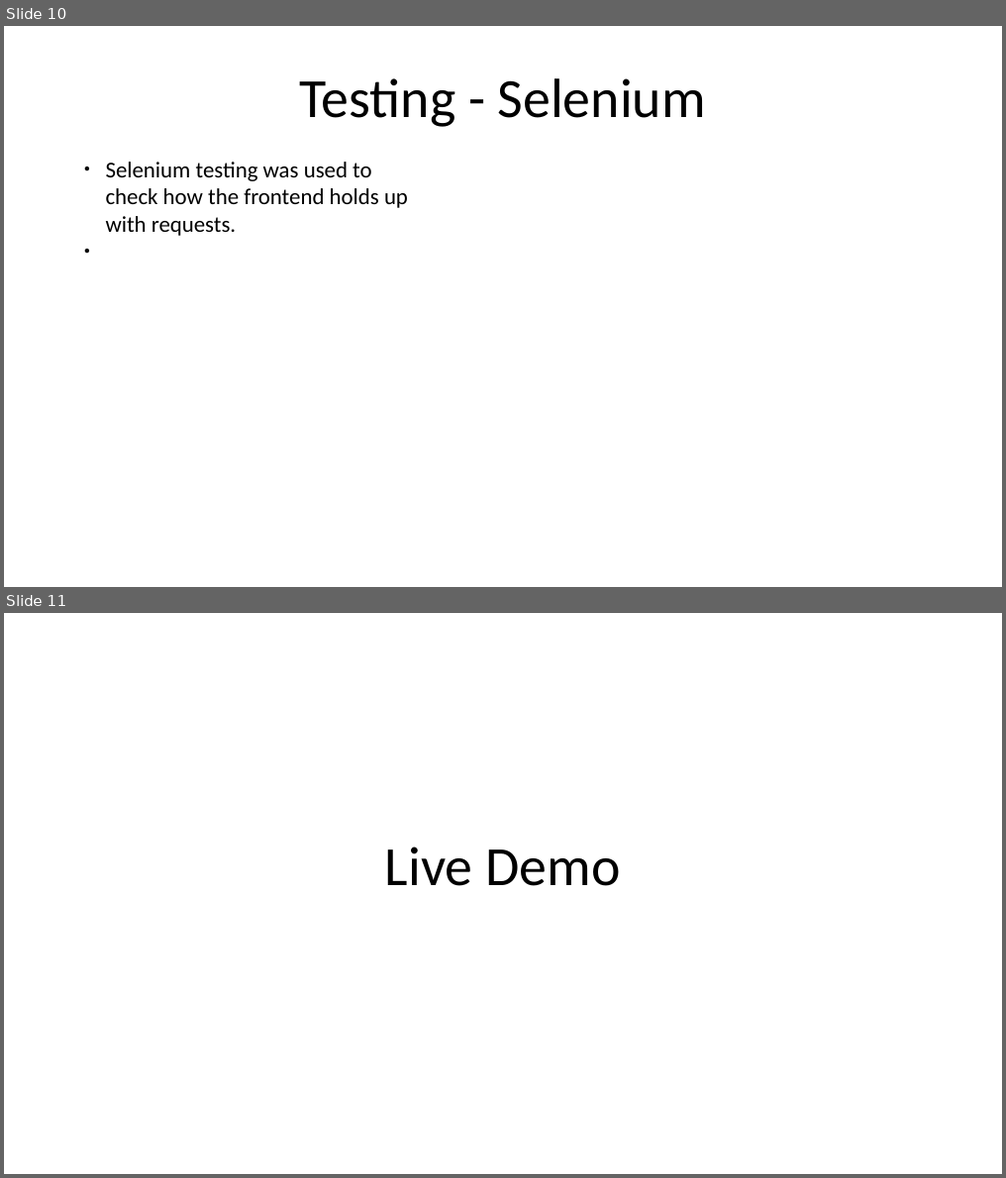
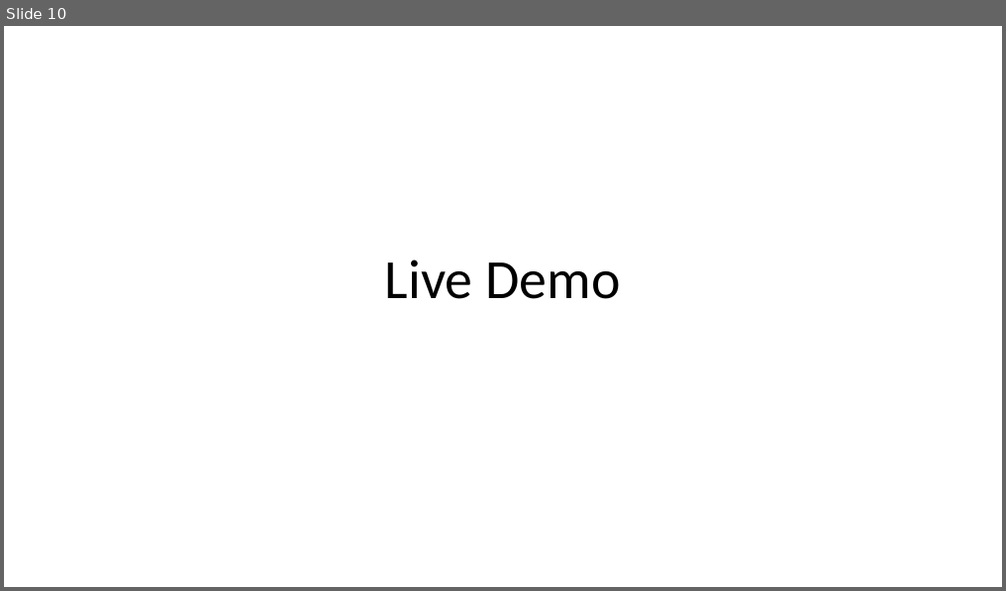
Before and after one commit to Peter-Dagley/Movie-Website, a slide deck: Documentation/Cinema Project Presentation.odp. Shown one above the other, each under a label of ours: slides 10 and 11 before the commit, slide 10 after it. The pictures are 1006x1178 and 1006x591 pixels, drawn with LibreOffice and Linux fonts; fonts in the diff are those of the drawing. Boxes give left, top, right and bottom in pixels: in the first picture for what was removed or moved away, otherwise in the second. Text is boxed around its words. In the diff, an @@ line names an element or a change of style, - is before the commit and + after.

```diff
--- a/Documentation/Cinema Project Presentation.odp
+++ b/Documentation/Cinema Project Presentation.odp
@@ slide 10 removed at (x1=4, y1=26, x2=1002, y2=587), background #FFFFFF @@
@@ title removed at (x1=299, y1=78, x2=706, y2=127) @@
-Testing - Selenium
@@ text removed at (x1=106, y1=162, x2=408, y2=236) @@
-● Selenium testing was used to check how the frontend holds up with requests.
@@ what was slide 11 is now slide 10 @@
```
Also in this commit, not shown: 7 slides changed, 5 slides added, 5 other slides removed.
